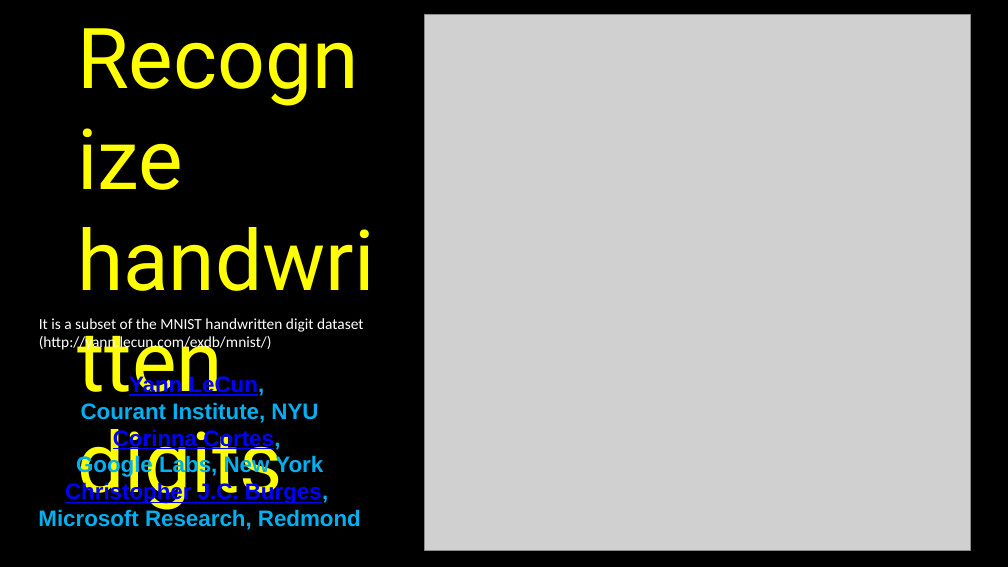
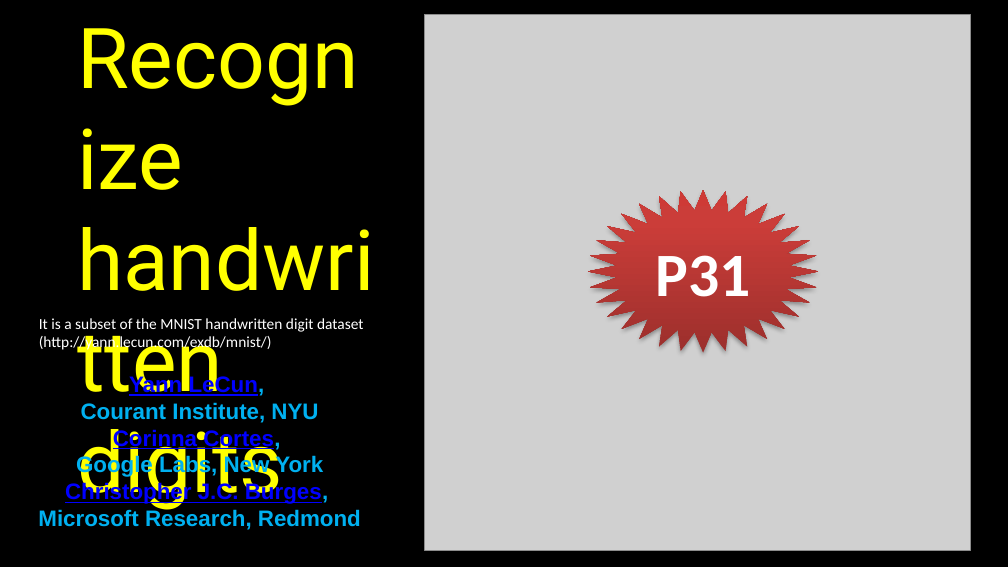
Before and after one commit to sunzuolei/ml, a slide deck: slide 42 of Slides/5_Regularization.pptx. Drawn at 1008x567 pixels with LibreOffice and Linux fonts; fonts in the diff are those of the drawing; grey boxes stand for pictures. Boxes give left, top, right and bottom in pixels: in the first picture for what was removed or moved away, otherwise in the second. Text is boxed around its words. In the diff, an @@ line names an element or a change of style, - is before the commit and + after.

```diff
--- a/Slides/5_Regularization.pptx
+++ b/Slides/5_Regularization.pptx
@@ star added at bbox=[588, 191, 817, 353], fill gradient #9C2F2D to #CB3E3A to #CE3B37, 44 pt, text #FFFFFF, bold @@
+P31
```
Also in this commit, not shown: 1 other slide changed, 9 other files.
